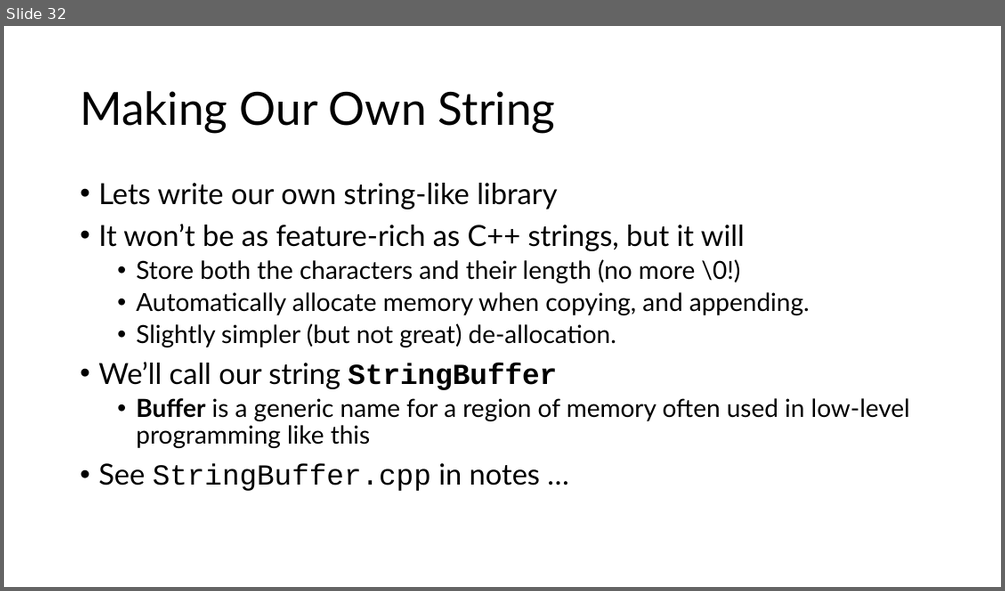
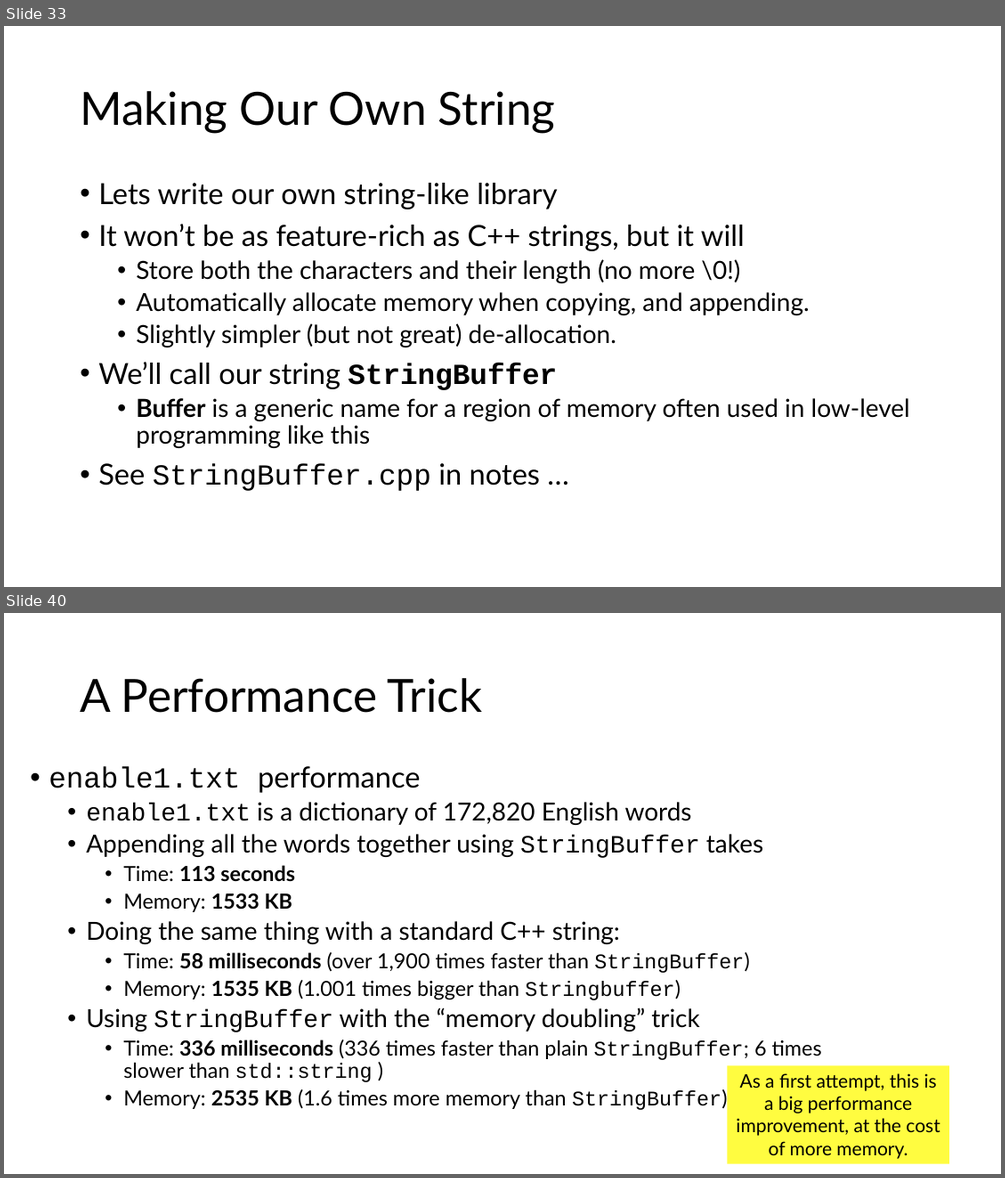
Before and after one commit to tjd1234/cmpt125spring2026, a slide deck: notes/week4/week4.pptx. Shown one above the other, each under a label of ours: slide 32 before the commit, slides 33 and 40 after it; the slides between them are not shown. The pictures are 1005x591 and 1005x1178 pixels, drawn with LibreOffice and Linux fonts; fonts in the diff are those of the drawing. Boxes give left, top, right and bottom in pixels: in the first picture for what was removed or moved away, otherwise in the second. Text is boxed around its words. In the diff, an @@ line names an element or a change of style, - is before the commit and + after.

```diff
--- a/notes/week4/week4.pptx
+++ b/notes/week4/week4.pptx
@@ slide 40 added at box(4, 613, 1001, 1174), background #FFFFFF @@
@@ title added at box(80, 678, 482, 713), 44 pt, text #000000 @@
+A Performance Trick
@@ text added at box(48, 766, 822, 1111), 20 pt, text #000000 @@
+• enable1.txt performance
+  • enable1.txt is a dictionary of 172,820 English words
+  • Appending all the words together using StringBuffer takes
+    • Time: 113 seconds
+    • Memory: 1533 KB
+  • Doing the same thing with a standard C++ string:
+    • Time: 58 milliseconds (over 1,900 times faster than StringBuffer)
+    • Memory: 1535 KB (1.001 times bigger than Stringbuffer)
+  • Using StringBuffer with the “memory doubling” trick
+    • Time: 336 milliseconds (336 times faster than plain StringBuffer; 6 times slower than std::string )
+    • Memory: 2535 KB (1.6 times more memory than StringBuffer)
@@ rectangle added at box(727, 1065, 949, 1163), fill #FFFC00 at 75% opacity, 18 pt, text #000000 @@
+As a first attempt, this is a big performance improvement, at the cost of more memory.
@@ what was slide 32 is now slide 33 @@
```
Also in this commit, not shown: 15 slides changed, 8 other slides added, 8 other files.
